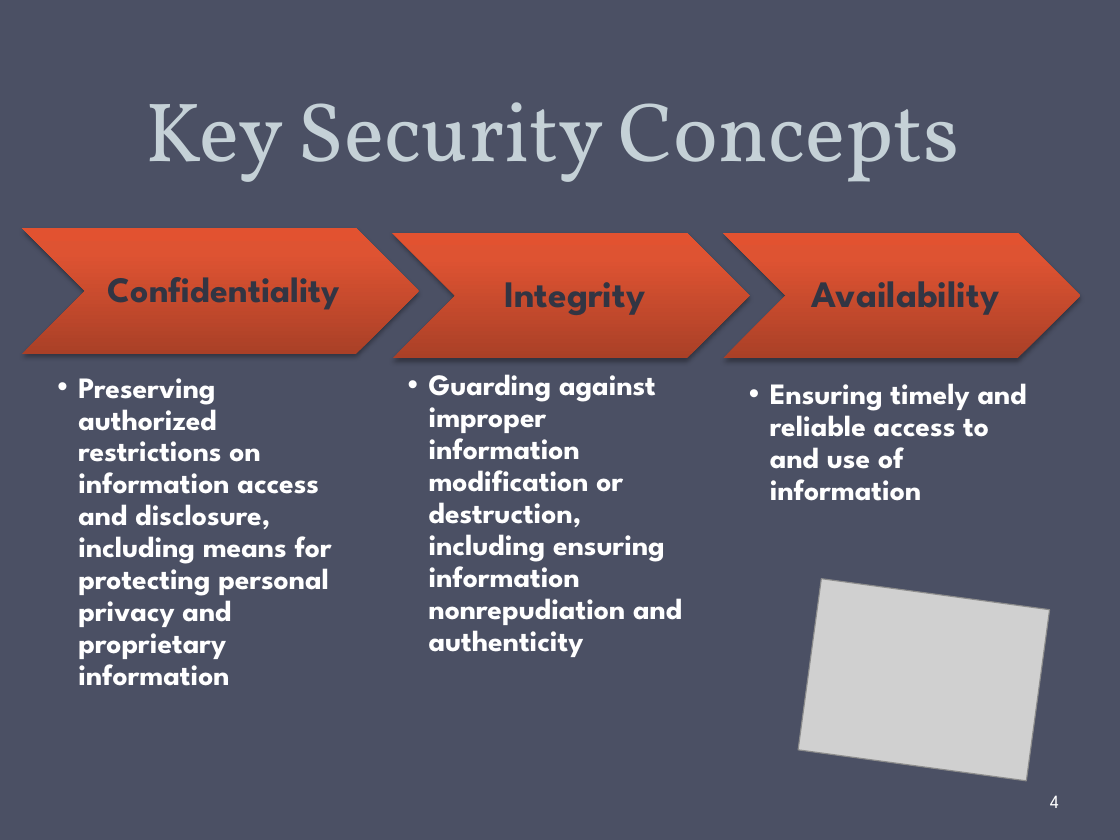
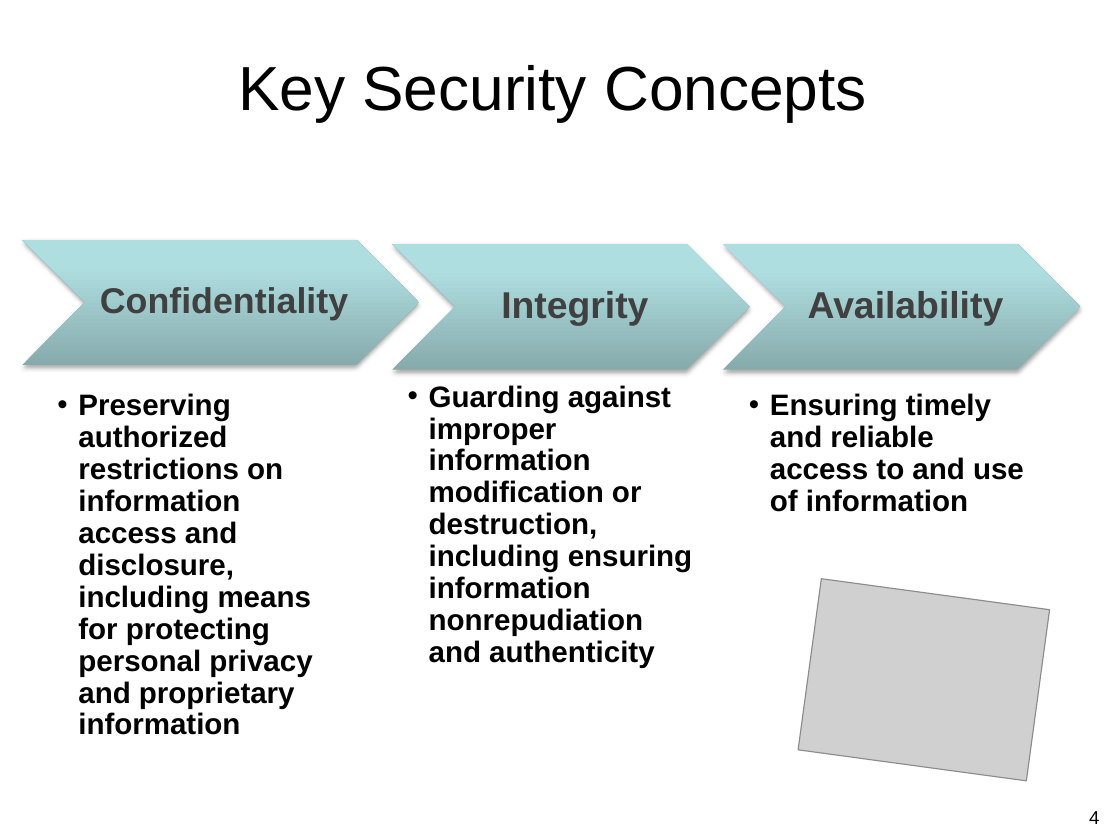
Before and after one commit to gulaoshi/gu.github.io, a slide deck: slide 4 of InfoSec/PPTs/CH01-Overview.pptx. Drawn at 1120x840 pixels with LibreOffice and Linux fonts; fonts in the diff are those of the drawing; grey boxes stand for pictures. Boxes give left, top, right and bottom in pixels: in the first picture for what was removed or moved away, otherwise in the second. Text is boxed around its words. In the diff, an @@ line names an element or a change of style, - is before the commit and + after.

```diff
--- a/InfoSec/PPTs/CH01-Overview.pptx
+++ b/InfoSec/PPTs/CH01-Overview.pptx
@@ background #4B5064 to #FFFFFF @@
@@ title "Key Security Concepts" at [238,65,867,121]: size 54 to 40 pt, font Vollkorn to Arial, text colour #C5D1D7 to #000000; line spacing 58pt to 1; vertical alignment bottom to middle @@
@@ font League Spartan to Arial, text colour #323643 to #404040 in 3 elements at [100,287,348,321], [808,291,1004,326], [501,291,648,326] @@
@@ 3 texts, 3 chevrons: place and size @@
-3 texts, 3 chevrons at [22,228,1081,358]
+3 texts, 3 chevrons at [22,240,1081,370]
@@ fill gradient #AB4027 to #DE5433 to #E35230 to gradient #87ABAE to #AFDEE2 to #AFE0E4 in 3 elements at [22,240,419,365], [392,244,749,370], [724,244,1081,370] @@
@@ text "Guarding against improper information modification ...": place and size @@
-text "Guarding against improper information modification ..." at [429,374,682,657]
+text "Guarding against improper information modification ..." at [429,385,692,668]
@@ font League Spartan to Arial, text colour #FFFFFF to #000000; bullet •• to • in 3 elements at [429,385,692,668], [770,393,1024,512], [78,393,312,735] @@
@@ text "Preserving authorized restrictions on information ...": place and size @@
-text "Preserving authorized restrictions on information ..." at [78,378,332,686]
+text "Preserving authorized restrictions on information ..." at [78,393,312,735]
@@ text "Ensuring timely and reliable access ...": place and size @@
-text "Ensuring timely and reliable access ..." at [770,383,1027,501]
+text "Ensuring timely and reliable access ..." at [770,393,1024,512]
@@ page number: place and size @@
-page number at [1050,795,1059,808]
+page number at [1089,811,1099,824]
@@ page number at [1089,811,1099,824]: font League Spartan to Arial, text colour #FFFFFF to #000000; alignment left to right; vertical alignment middle to top @@
```
Also in this commit, not shown: 16 other slides changed, 7 other files.
